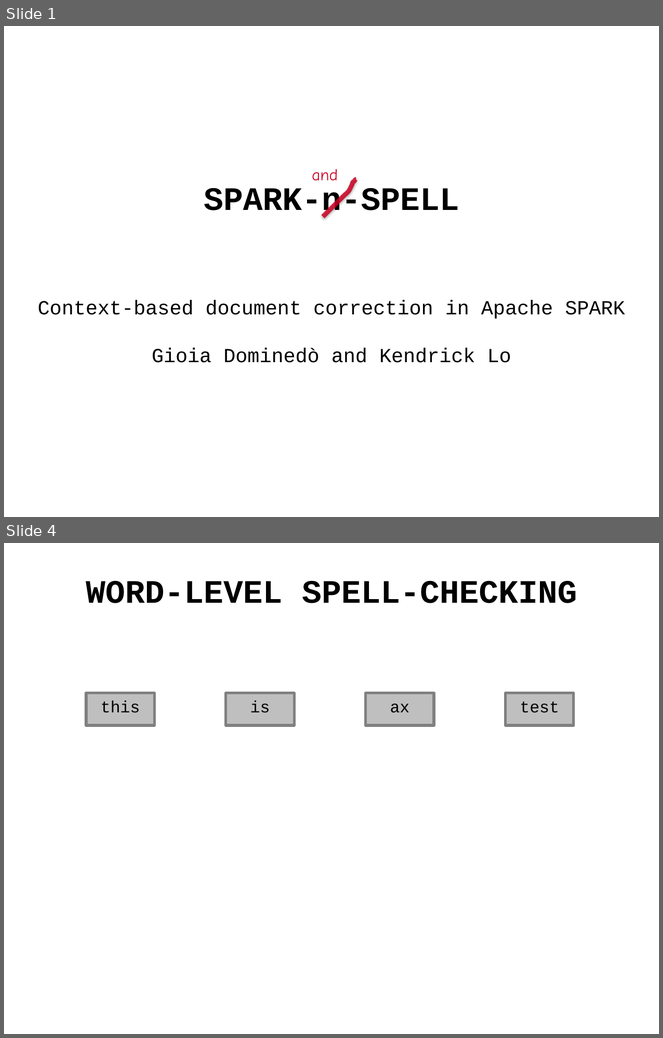
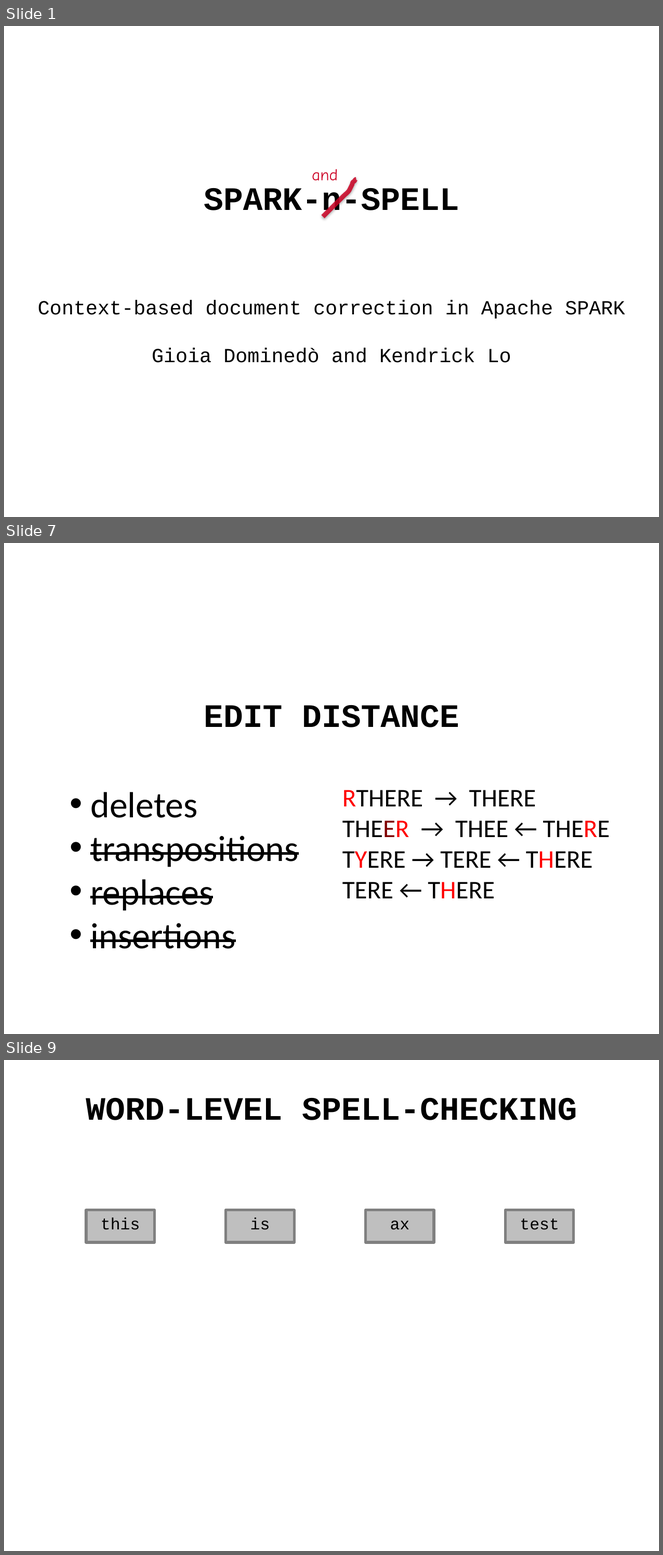
Before and after one commit to andy-wagner/spark-n-spell, a slide deck: gioia/screencast/screencast.pptx. Shown one above the other, each under a label of ours: slides 1 and 4 before the commit, slides 1, 7 and 9 after it; the slides between them are not shown. The pictures are 663x1038 and 663x1555 pixels, drawn with LibreOffice and Linux fonts; fonts in the diff are those of the drawing. Boxes give left, top, right and bottom in pixels: in the first picture for what was removed or moved away, otherwise in the second. Text is boxed around its words. In the diff, an @@ line names an element or a change of style, - is before the commit and + after.

```diff
--- a/gioia/screencast/screencast.pptx
+++ b/gioia/screencast/screencast.pptx
@@ slide 7 added at [4, 543, 659, 1034], background #FFFFFF @@
@@ text added at [204, 705, 459, 728], 36 pt, text #000000, bold @@
+EDIT DISTANCE
@@ text added at [90, 792, 299, 949], 40 pt, text #000000, strikethrough @@
+• deletes
+• transpositions
+• replaces
+• insertions
@@ text added at [343, 790, 610, 899], 28 pt, text #000000 @@
+RTHERE → THERE
+THEER → THEE ← THERE
+TYERE → TERE ← THERE
+TERE ← THERE
@@ what was slide 4 is now slide 9 @@
```
Also in this commit, not shown: 7 other slides added, 2 slides removed.
